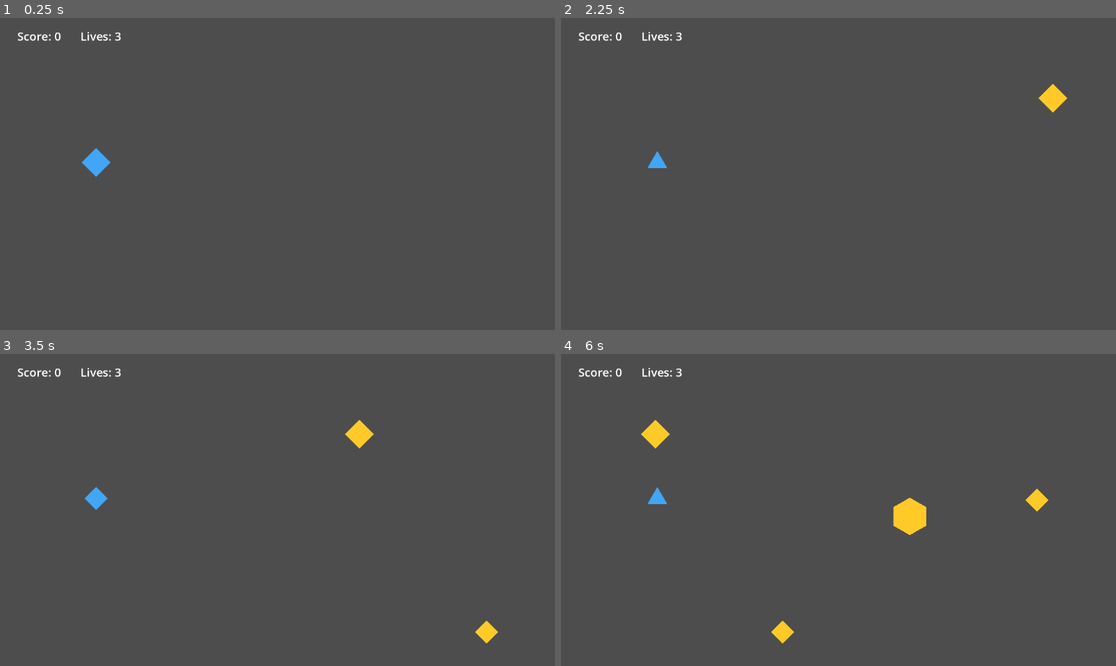
Above: before the commit, frames 1-4 (two rows, left to right).
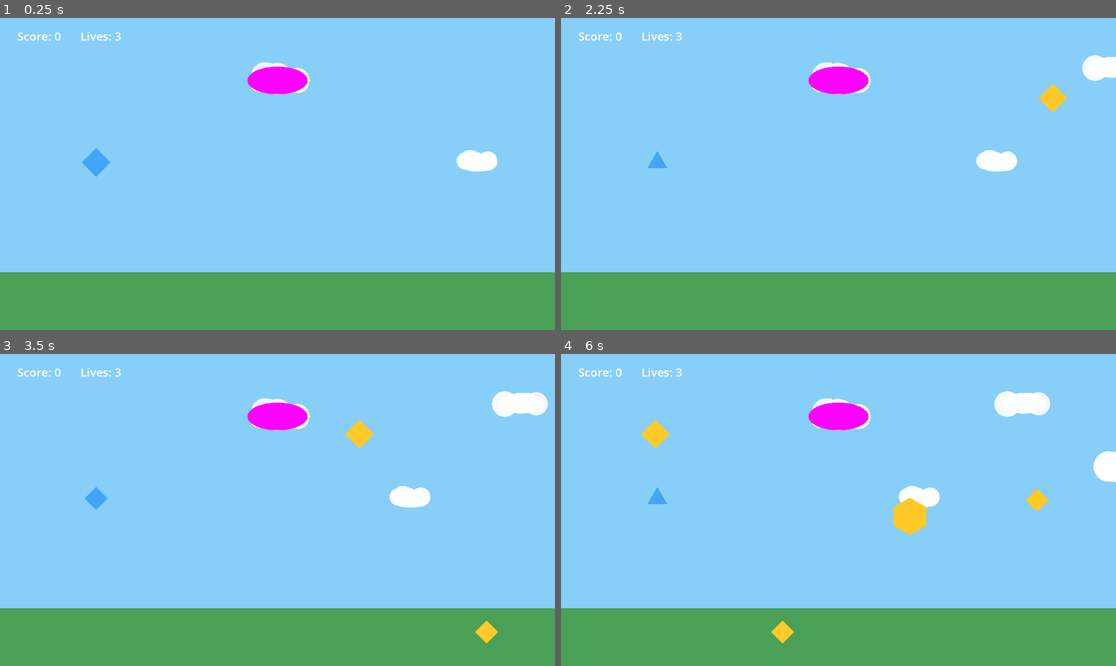
Above: after the commit, the same moments.

Repository: mdnadeemm/new-game-project
Game: Godot game, scene res://scenes/Main.tscn
Two runs of this game, one before a commit and one after it. Both use one fixed random seed, a clock stepped at 60 frames per second and the inputs below.
Inputs:
- Up to frame 1 (0.25 s): no input
- Up to frame 2 (2.25 s): tap Enter at 0.5 s; hold D (move_right) 0.53-1.28 s; hold S (move_down) 1.28-2.03 s; hold D (move_right) from 2.03 s (still down)
- Up to frame 3 (3.5 s): release D (move_right) at 2.78 s; hold W (move_up) from 2.78 s (still down)
- Up to frame 4 (6 s): release W (move_up) at 3.53 s; hold A (move_left) 3.53-5.03 s; hold S (move_down) 5.03-5.78 s; hold D (move_right) from 5.78 s (still down)

The runs differ from the first frame. In frame 1, 100% of the frame differs, in the area x 0-100%, y 0-100%; in frame 2, 100%; in frame 3, 99%; in frame 4, 99%.

Commit message:
feat: add background and cloud scenes with spawner logic

Diff:
--- /dev/null
+++ b/scenes/Background.tscn
@@ -0,0 +1,10 @@
+[gd_scene load_steps=3 format=3 uid="uid://background"]
+
+[ext_resource type="Script" path="res://scripts/Background.gd" id="1_bg"]
+
+[node name="Background" type="Node2D"]
+script = ExtResource("1_bg")
+
+[node name="Sky" type="Polygon2D" parent="."]
+
+[node name="Ground" type="Polygon2D" parent="."]
--- /dev/null
+++ b/scenes/Cloud.tscn
@@ -0,0 +1,8 @@
+[gd_scene load_steps=2 format=3 uid="uid://cloud"]
+
+[ext_resource type="Script" uid="uid://61dcp7jne04l" path="res://scripts/Cloud.gd" id="1_cl"]
+
+[node name="Cloud" type="Node2D"]
+script = ExtResource("1_cl")
+
+[node name="Polygon2D" type="Polygon2D" parent="."]
--- a/scenes/Main.tscn
+++ b/scenes/Main.tscn
@@ -1,10 +1,17 @@
-[gd_scene load_steps=3 format=3 uid="uid://main"]
+[gd_scene load_steps=5 format=3 uid="uid://main"]
 
 [ext_resource type="PackedScene" path="res://scenes/Player.tscn" id="1_plr"]
-[ext_resource type="Script" uid="uid://cs7ttwl2lnll" path="res://scripts/Main.gd" id="1_scr"]
+[ext_resource type="Script" uid="uid://cs7ttwl2lnll" path="res://scripts/main.gd" id="1_scr"]
+[ext_resource type="PackedScene" path="res://scenes/Background.tscn" id="2_bg"]
+[ext_resource type="Script" uid="uid://vf6sxc83dbh0" path="res://scripts/CloudSpawner.gd" id="3_cloudsp"]
 
 [node name="Main" type="Node2D"]
 script = ExtResource("1_scr")
+
+[node name="Background" parent="." instance=ExtResource("2_bg")]
+
+[node name="Clouds" type="Node2D" parent="."]
+script = ExtResource("3_cloudsp")
 
 [node name="Player" parent="." instance=ExtResource("1_plr")]
 position = Vector2(200, 300)
--- /dev/null
+++ b/scripts/Background.gd
@@ -0,0 +1,27 @@
+extends Node2D
+
+@export var sky_color: Color = Color(0.53, 0.81, 0.98, 1.0) # light blue
+@export var ground_color: Color = Color(0.29, 0.63, 0.34, 1.0) # green
+@export var ground_height: float = 120.0
+
+@onready var sky: Polygon2D = $Sky
+@onready var ground: Polygon2D = $Ground
+
+func _ready() -> void:
+    _update_background()
+
+func _update_background() -> void:
+    var rect := get_viewport_rect()
+    var w: float = rect.size.x
+    var h: float = rect.size.y
+    var sky_poly: PackedVector2Array = PackedVector2Array([Vector2(0,0), Vector2(w,0), Vector2(w,h), Vector2(0,h)])
+    var ground_top: float = max(0.0, h - ground_height)
+    var ground_poly: PackedVector2Array = PackedVector2Array([Vector2(0,ground_top), Vector2(w,ground_top), Vector2(w,h), Vector2(0,h)])
+    if is_instance_valid(sky):
+        sky.polygon = sky_poly
+        sky.color = sky_color
+    sky.z_index = -10
+    if is_instance_valid(ground):
+        ground.polygon = ground_poly
+        ground.color = ground_color
+    ground.z_index = -5
--- /dev/null
+++ b/scripts/Cloud.gd
@@ -0,0 +1,87 @@
+extends Node2D
+
+@export var speed: float = 40.0
+@export var scale_variation: float = 1.0
+@export var debug: bool = true
+@onready var poly: Polygon2D = $Polygon2D
+
+const BLOB_NAME_PREFIX := "Blob_"
+
+func _ready() -> void:
+	z_index = -1 # ensure the whole cloud node is above background
+	_build_cloud()
+	if debug:
+		print("[Cloud] ready path=", get_path(), " pos=", position, " speed=", speed, " scale_var=", scale_variation)
+
+func configure(spd: float, scale_var: float) -> void:
+	speed = spd
+	scale_variation = scale_var
+	_build_cloud()
+
+func _build_cloud() -> void:
+	# Clear old blob nodes if any
+	for child in get_children():
+		if child is Polygon2D and String(child.name).begins_with(BLOB_NAME_PREFIX):
+			child.queue_free()
+
+	# Base soft body (ellipse)
+	var base_pts: PackedVector2Array = PackedVector2Array()
+	var rx: float = 52.0 * scale_variation
+	var ry: float = 24.0 * scale_variation
+	var segs: int = 48
+	for i in range(segs):
+		var a := TAU * float(i) / float(segs)
+		base_pts.append(Vector2(cos(a) * rx, sin(a) * ry))
+	if is_instance_valid(poly):
+		poly.polygon = base_pts
+		poly.color = Color(1, 1, 1, 0.95)
+		poly.z_index = -1
+
+	# Add puffy blobs to make a stylized cloud
+	var blob_count: int = randi_range(4, 6)
+	var span: float = rx * 1.4
+	for i in range(blob_count):
+		var cx: float = lerpf(-span * 0.5, span * 0.5, float(i) / float(max(1, blob_count - 1))) + randf_range(-8.0, 8.0)
+		var cy: float = randf_range(-ry * 0.3, ry * 0.1)
+		var r: float = randf_range(18.0, 30.0) * scale_variation
+		var circle: PackedVector2Array = _circle_points(r, 32)
+		var blob: Polygon2D = Polygon2D.new()
+		blob.name = BLOB_NAME_PREFIX + str(i)
+		blob.polygon = circle
+		blob.color = Color(1, 1, 1, randf_range(0.88, 1.0))
+		blob.position = Vector2(cx, cy)
+		blob.z_index = -1
+		add_child(blob)
+
+	if debug:
+		print("[Cloud] built base pts=", base_pts.size(), " blobs=", blob_count)
+
+func _physics_process(delta: float) -> void:
+	position.x -= speed * delta
+	if debug and Time.get_ticks_msec() % 1000 < 16:
+		print("[Cloud] drift pos=", position)
+	if position.x < -200.0:
+		queue_free()
+
+func debug_pin(pos: Vector2) -> void:
+	# Forcefully make this cloud visible and stationary on screen for debugging
+	position = pos
+	speed = 0.0
+	z_index = 10
+	if is_instance_valid(poly):
+		poly.color = Color(1, 0, 1, 1) # magenta
+		poly.z_index = 10
+	# Also recolor blobs
+	for child in get_children():
+		if child is Polygon2D and String(child.name).begins_with(BLOB_NAME_PREFIX):
+			child.color = Color(1, 0, 1, 1)
+			child.z_index = 10
+	if debug:
+		print("[Cloud] debug_pin at pos=", position, " z_index=", z_index)
+
+func _circle_points(radius: float, segments: int) -> PackedVector2Array:
+	var pts := PackedVector2Array()
+	for i in range(segments):
+		var a := TAU * float(i) / float(segments)
+		pts.append(Vector2(cos(a), sin(a)) * radius)
+	return pts
--- /dev/null
+++ b/scripts/CloudSpawner.gd
@@ -0,0 +1,79 @@
+extends Node2D
+
+@export var min_delay: float = 1.5
+@export var max_delay: float = 3.5
+@export var min_speed: float = 25.0
+@export var max_speed: float = 60.0
+@export var min_scale: float = 0.7
+@export var max_scale: float = 1.4
+@export var debug: bool = true
+
+var t := 0.0
+var next_spawn := 0.0
+
+func _ready() -> void:
+    randomize()
+    set_process(true)
+    _spawn_cloud() # spawn one slightly off-screen right
+    _spawn_cloud_on_screen() # also spawn one on screen immediately
+    _spawn_pinned_debug_cloud()
+    _plan_next()
+    if debug:
+        var rect := get_viewport_rect()
+        print("[CloudSpawner] ready at:", get_path(), " rect=", rect)
+
+func _process(delta: float) -> void:
+    t += delta
+    if t >= next_spawn:
+        t = 0.0
+        _spawn_cloud()
+        _plan_next()
+        if debug:
+            print("[CloudSpawner] scheduled next spawn in ", next_spawn, "s; children=", get_child_count())
+
+func _plan_next() -> void:
+    next_spawn = randf_range(min_delay, max_delay)
+
+func _spawn_cloud() -> void:
+    var scene: PackedScene = preload("res://scenes/Cloud.tscn")
+    var c: Node2D = scene.instantiate()
+    add_child(c)
+    var rect := get_viewport_rect()
+    var max_y: float = max(60.0, rect.size.y * 0.6) # upper ~60%
+    var y: float = clamp(randf_range(30.0, max_y), 30.0, rect.size.y - 80.0)
+    c.position = Vector2(rect.size.x + 100.0, y)
+    if c.has_method("configure"):
+        c.call("configure", randf_range(min_speed, max_speed), randf_range(min_scale, max_scale))
+    if c.has_method("set"):
+        c.set("debug", debug)
+    if debug:
+        print("[CloudSpawner] _spawn_cloud pos=", c.position)
+
+func _spawn_cloud_on_screen() -> void:
+    var scene: PackedScene = preload("res://scenes/Cloud.tscn")
+    var c: Node2D = scene.instantiate()
+    add_child(c)
+    var rect := get_viewport_rect()
+    var max_y: float = max(60.0, rect.size.y * 0.55)
+    var y: float = randf_range(30.0, max_y)
+    c.position = Vector2(rect.size.x - 150.0, y)
+    if c.has_method("configure"):
+        c.call("configure", randf_range(min_speed, max_speed), randf_range(min_scale, max_scale))
+    if c.has_method("set"):
+        c.set("debug", debug)
+    if debug:
+        print("[CloudSpawner] _spawn_cloud_on_screen pos=", c.position)
+
+func _spawn_pinned_debug_cloud() -> void:
+    var scene: PackedScene = preload("res://scenes/Cloud.tscn")
+    var c: Node2D = scene.instantiate()
+    add_child(c)
+    if c.has_method("configure"):
+        c.call("configure", 0.0, 1.2)
+    if c.has_method("debug_pin"):
+        var rect := get_viewport_rect()
+        c.call("debug_pin", Vector2(rect.size.x * 0.5, rect.size.y * 0.2))
+    if c.has_method("set"):
+        c.set("debug", debug)
+    if debug:
+        print("[CloudSpawner] _spawn_pinned_debug_cloud created")
Not shown, added: scripts/Background.gd.uid
Not shown, added: scripts/Cloud.gd.uid
Not shown, added: scripts/CloudSpawner.gd.uid
